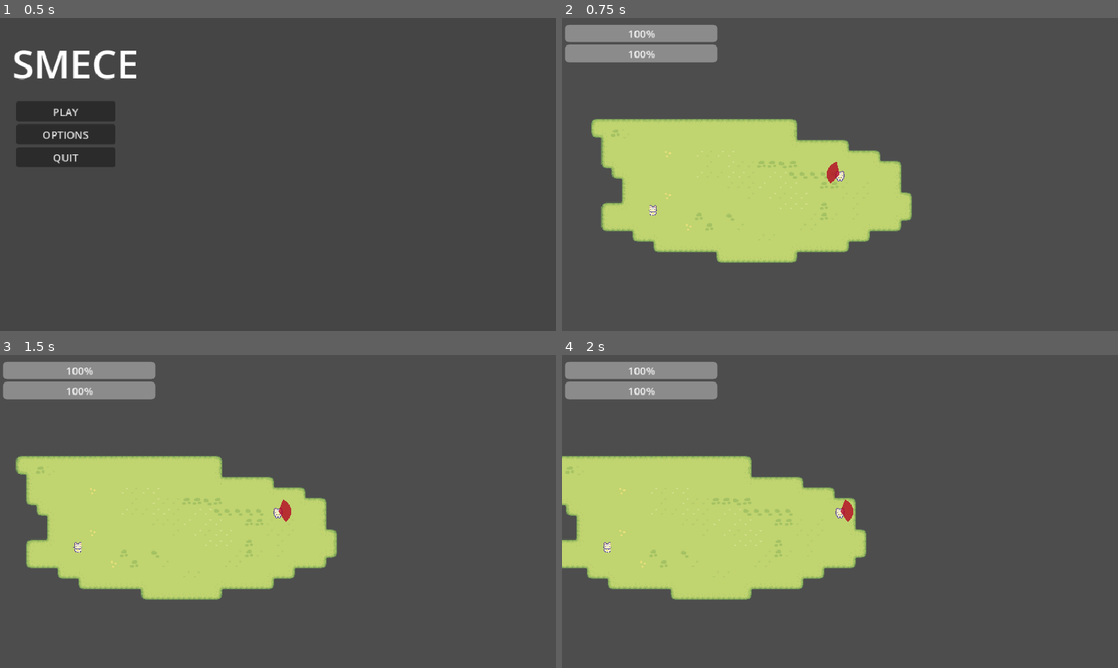
Above: before the commit, frames 1-4 (two rows, left to right).
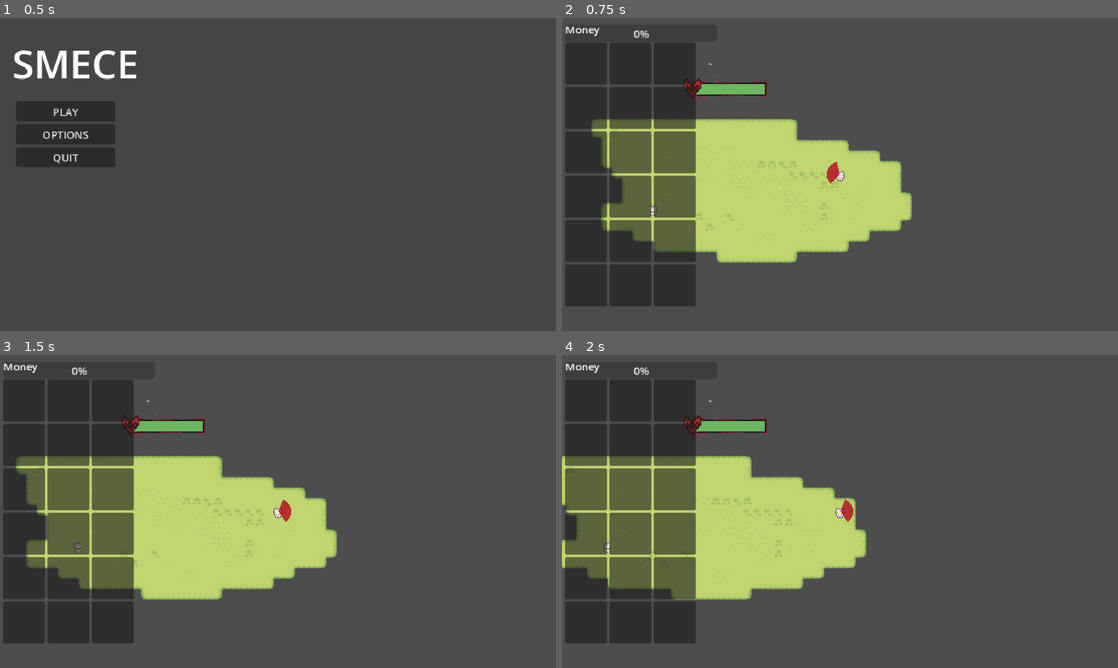
Above: after the commit, the same moments.

Repository: mzorcic/platformer-project
Game: Godot game, scene res://screens/MainMenu.tscn
Two runs of this game, one before a commit and one after it. Both use one fixed random seed, a clock stepped at 60 frames per second and the inputs below.
Inputs (mouse positions are in pixels of both pictures, inside the frame that each line leads up to):
- Up to frame 1 (0.5 s): no input
- Up to frame 2 (0.75 s): click "PLAY" at 0.5 s
- Up to frame 3 (1.5 s): tap Enter at 1.25 s; move the mouse to (400, 495) at 1.27 s; press the mouse at (400, 495) at 1.28 s; hold D (walk_right) from 1.28 s (still down)
- Up to frame 4 (2 s): keep holding D (walk_right)

Frame 1 is identical in both runs. In frame 2, 20% of the frame differs, in the area x 0-37%, y 2-92%; in frame 3, 20%; in frame 4, 20%.

Commit message:
ex 1.1
proba sam integrirat ovaj health bar ali sjebao nesto s kodom, mis ka radi al ne radi

Diff:
--- /dev/null
+++ b/assets/textures/UI textures/HpBarVisual.tscn
@@ -0,0 +1,75 @@
+[gd_scene format=3 uid="uid://bo5plouq4bs6b"]
+
+[ext_resource type="Script" uid="uid://bgfctapbinpn1" path="res://test/health_bar_visual.gd" id="1_nw4d1"]
+[ext_resource type="Texture2D" uid="uid://lckre5fpx0ue" path="res://test/Assets/CustomAssets/UI/blackBar.png" id="2_u51vc"]
+[ext_resource type="Texture2D" uid="uid://dvncep2bmeflf" path="res://test/Assets/CustomAssets/UI/redBar.png" id="3_yrbjn"]
+[ext_resource type="Texture2D" uid="uid://cchwwk3wuuyr4" path="res://test/Assets/CustomAssets/UI/greenBar.png" id="4_s15vl"]
+[ext_resource type="Texture2D" uid="uid://be2in18xm3600" path="res://test/Assets/CustomAssets/UI/healthBar_1.png" id="5_1frmo"]
+
+[sub_resource type="FontVariation" id="FontVariation_7u286"]
+variation_embolden = 0.33
+
+[node name="HpBarVisual" type="Control" unique_id=249998197]
+layout_mode = 3
+anchors_preset = 15
+anchor_right = 1.0
+anchor_bottom = 1.0
+offset_right = -853.0
+offset_bottom = -480.0
+grow_horizontal = 2
+grow_vertical = 2
+script = ExtResource("1_nw4d1")
+
+[node name="FillContainer" type="Control" parent="." unique_id=399502672]
+anchors_preset = 0
+offset_left = 130.0
+offset_top = 100.0
+offset_right = 386.0
+offset_bottom = 118.0
+
+[node name="BlackBg" type="TextureRect" parent="FillContainer" unique_id=2135108685]
+clip_children = 1
+texture_filter = 1
+layout_mode = 0
+offset_right = 256.0
+offset_bottom = 18.0
+texture = ExtResource("2_u51vc")
+expand_mode = 1
+stretch_mode = 6
+
+[node name="RedBar" type="TextureRect" parent="FillContainer/BlackBg" unique_id=1090536073]
+texture_filter = 1
+layout_mode = 1
+offset_right = 256.0
+offset_bottom = 18.0
+texture = ExtResource("3_yrbjn")
+expand_mode = 1
+stretch_mode = 6
+
+[node name="GreenBar" type="TextureRect" parent="FillContainer/BlackBg" unique_id=1444888154]
+texture_filter = 1
+layout_mode = 1
+offset_right = 256.0
+offset_bottom = 18.0
+texture = ExtResource("4_s15vl")
+expand_mode = 1
+stretch_mode = 6
+
+[node name="Border" type="TextureRect" parent="." unique_id=963436622]
+layout_mode = 0
+offset_left = 141.0
+offset_top = 5.0
+offset_right = 397.0
+offset_bottom = 261.0
+texture = ExtResource("5_1frmo")
+
+[node name="HpNumber" type="Label" parent="." unique_id=318170496]
+layout_mode = 0
+offset_left = 189.0
+offset_top = 99.0
+offset_right = 217.0
+offset_bottom = 122.0
+theme_override_colors/font_color = Color(0.048184834, 0.023761582, 0.007245781, 1)
+theme_override_fonts/font = SubResource("FontVariation_7u286")
+theme_override_font_sizes/font_size = 12
+text = "100"
--- a/screens/hud.gd
+++ b/screens/hud.gd
@@ -1,17 +1,33 @@
 extends CanvasLayer
 
-@onready var health_bar: ProgressBar = $HUD/Stats/HealthBar
-@onready var mana_bar: ProgressBar = $HUD/Stats/ManaBar
-@onready var money_label: Label = $Inventory/MoneyLabel
-@onready var hud: Control = $HUD
-@onready var inventory_ui: Control = $Inventory
+# FIXED PATHS: Added the exact "O HUD/" prefix so Godot can find your folders!
+# Quotation marks wrap up paths with spaces cleanly so the engine doesn't trip.
+@onready var hp_bar_visual: Control = $"O HUD/Stats/HpBarVisual"
+@onready var mana_bar: ProgressBar = $"O HUD/Stats/ManaBar"
+
+# FIXED PATHS: Points safely inside your inventory folder structure
+@onready var money_label: Label = get_node_or_null("O HUD/Inventory/MoneyLabel")
+@onready var inventory_ui: Control = get_node_or_null("O HUD/Inventory")
+
+# FIXED TYPE: Points directly to the green control node named "O HUD" for visibility toggles
+@onready var hud: Control = $"O HUD"
 
 var backpack_open: bool = false
 
 
 func _ready() -> void:
 	process_mode = Node.PROCESS_MODE_ALWAYS
-	inventory_ui.visible = false
+
+	# Safely hide the inventory layout when the game boots up
+	if inventory_ui != null:
+		inventory_ui.visible = false
+
+	# Find the player and initialize the health bar values on boot
+	var player = get_node_or_null("../Player")
+	if player:
+		var health_system = player.get_node_or_null("HealthSystem")
+		if health_system and hp_bar_visual != null:
+			hp_bar_visual.init_health(health_system.current_health, health_system.max_health)
 
 
 func _unhandled_input(event: InputEvent) -> void:
@@ -22,8 +38,10 @@
 func toggle_backpack() -> void:
 	backpack_open = !backpack_open
 
-	inventory_ui.visible = backpack_open
-	hud.visible = !backpack_open
+	if inventory_ui != null:
+		inventory_ui.visible = backpack_open
+	if hud != null:
+		hud.visible = !backpack_open
 
 	if backpack_open:
 		get_tree().paused = true
@@ -32,14 +50,16 @@
 
 
 func update_health(current_health: float, max_health: float) -> void:
-	health_bar.max_value = max_health
-	health_bar.value = current_health
+	if hp_bar_visual != null:
+		hp_bar_visual.update_health(current_health, max_health)
 
 
 func update_mana(current_mana: float, max_mana: float) -> void:
-	mana_bar.max_value = max_mana
-	mana_bar.value = current_mana
+	if mana_bar != null:
+		mana_bar.max_value = max_mana
+		mana_bar.value = current_mana
 
 
 func update_money(money: int) -> void:
-	money_label.text = "$%d" % money
+	if money_label != null:
+		money_label.text = "$%d" % money
--- a/screens/hud.tscn
+++ b/screens/hud.tscn
@@ -2,6 +2,7 @@
 
 [ext_resource type="Script" uid="uid://7tbxxxdyv2ow" path="res://screens/hud.gd" id="1_dvphu"]
 [ext_resource type="PackedScene" uid="uid://dhbu266y7rp5t" path="res://scripts/Inventory/InventorySlot.tscn" id="1_o3vs4"]
+[ext_resource type="PackedScene" uid="uid://bo5plouq4bs6b" path="res://assets/textures/UI textures/HpBarVisual.tscn" id="2_muel6"]
 
 [sub_resource type="LabelSettings" id="LabelSettings_flmph"]
 
@@ -23,11 +24,11 @@
 offset_right = 238.0
 offset_bottom = 81.0
 
-[node name="HealthBar" type="ProgressBar" parent="HUD/Stats" unique_id=1434999127]
+[node name="ManaBar" type="ProgressBar" parent="HUD/Stats" unique_id=86735701]
 layout_mode = 2
 
-[node name="ManaBar" type="ProgressBar" parent="HUD/Stats" unique_id=86735701]
-layout_mode = 2
+[node name="HpBarVisual" parent="HUD" unique_id=249998197 instance=ExtResource("2_muel6")]
+layout_mode = 1
 
 [node name="Inventory" type="Control" parent="." unique_id=1007313739]
 layout_mode = 3
--- /dev/null
+++ b/test/health_bar_visual.gd
@@ -0,0 +1,60 @@
+extends Control
+
+@onready var fill_container: Control = $FillContainer
+@onready var green_bar: TextureRect = $FillContainer/BlackBg/GreenBar
+@onready var red_bar: TextureRect = $FillContainer/BlackBg/RedBar
+
+# Fallback reference: If it cannot find $HpNumber directly, it looks anywhere inside the scene for it
+@onready var hp_number: Label = $HpNumber if has_node("HpNumber") else get_node_or_null("Border/HpNumber")
+
+var damage_tween: Tween
+var max_width: float = 0.0
+
+func _ready() -> void:
+	# Capture the full default layout frame width dynamically
+	max_width = fill_container.size.x
+
+	if hp_number == null:
+		# Ultimate search loop to find your text label by class type if names mismatch
+		for child in get_children():
+			if child is Label:
+				hp_number = child
+				break
+
+func init_health(current_hp: float, max_hp: float) -> void:
+	var health_ratio = clamp(current_hp / max_hp, 0.0, 1.0)
+
+	# Prime the initial starting horizontal bar fill states
+	green_bar.size.x = health_ratio * max_width
+	red_bar.size.x = green_bar.size.x
+
+	# Prime the text display indicator value inside our heart logo frame
+	if hp_number != null:
+		hp_number.text = str(ceil(current_hp))
+
+func update_health(current_hp: float, max_hp: float) -> void:
+	var health_ratio = clamp(current_hp / max_hp, 0.0, 1.0)
+	var target_width = health_ratio * max_width
+
+	# Update the bold string indicator instantly right on hit register events
+	if hp_number != null:
+		hp_number.text = str(ceil(current_hp))
+
+	var is_healing: bool = target_width > green_bar.size.x
+
+	if is_healing:
+		if damage_tween and damage_tween.is_running():
+			damage_tween.kill()
+		green_bar.size.x = target_width
+		red_bar.size.x = target_width
+	else:
+		# Instantly drop the foreground green bar health marker state width
+		green_bar.size.x = target_width
+
+		if damage_tween and damage_tween.is_running():
+			damage_tween.kill()
+
+		# Animate the red bar sliding down to catch up after our small deliberate delay frame
+		damage_tween = create_tween()
+		damage_tween.tween_interval(0.25)
+		damage_tween.tween_property(red_bar, "size:x", target_width, 0.35).set_trans(Tween.TRANS_SINE).set_ease(Tween.EASE_OUT)
Binary file added: test/Assets/CustomAssets/UI/blackBar.png
Not shown, added: test/Assets/CustomAssets/UI/blackBar.png.import
Binary file added: test/Assets/CustomAssets/UI/greenBar.png
Not shown, added: test/Assets/CustomAssets/UI/greenBar.png.import
Binary file added: test/Assets/CustomAssets/UI/healthBar_1.png
Not shown, added: test/Assets/CustomAssets/UI/healthBar_1.png.import
Binary file added: test/Assets/CustomAssets/UI/redBar.png
Not shown, added: test/Assets/CustomAssets/UI/redBar.png.import
Not shown, added: test/health_bar_visual.gd.uid
Not shown, added: assets/textures/UI textures/healthBar_1.pyxel
Not shown, added: test/Assets/CustomAssets/UI/blackBar.pyxel
Not shown, added: test/Assets/CustomAssets/UI/greenBar.pyxel
(and 2 more such lines)
